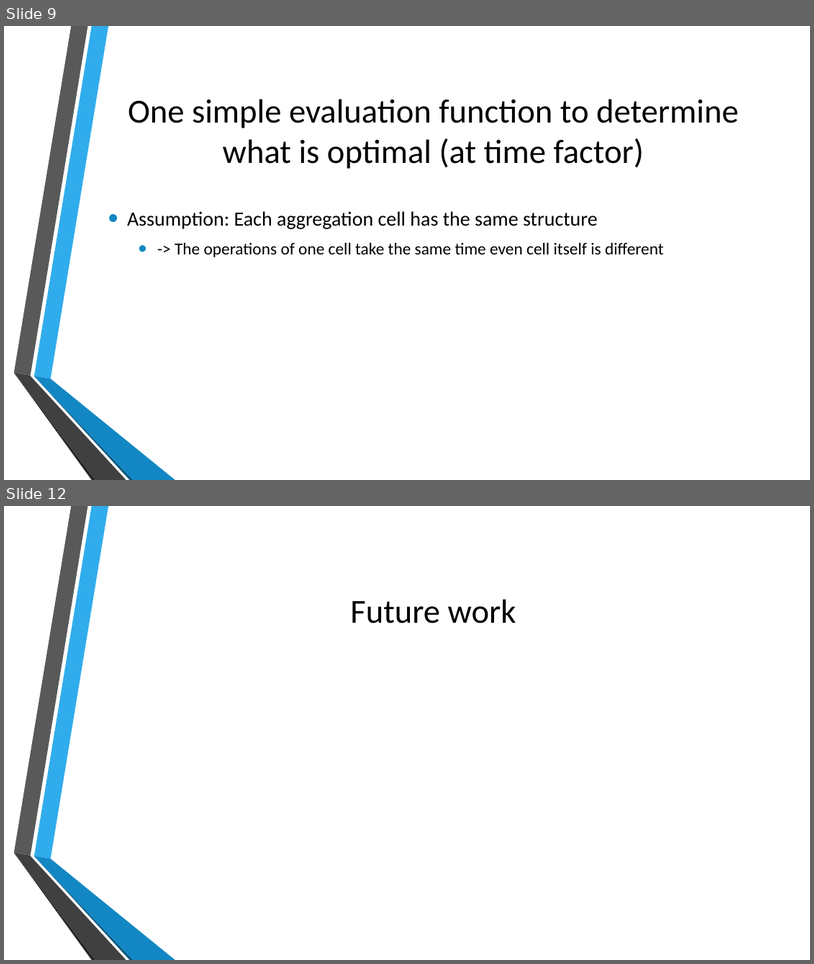
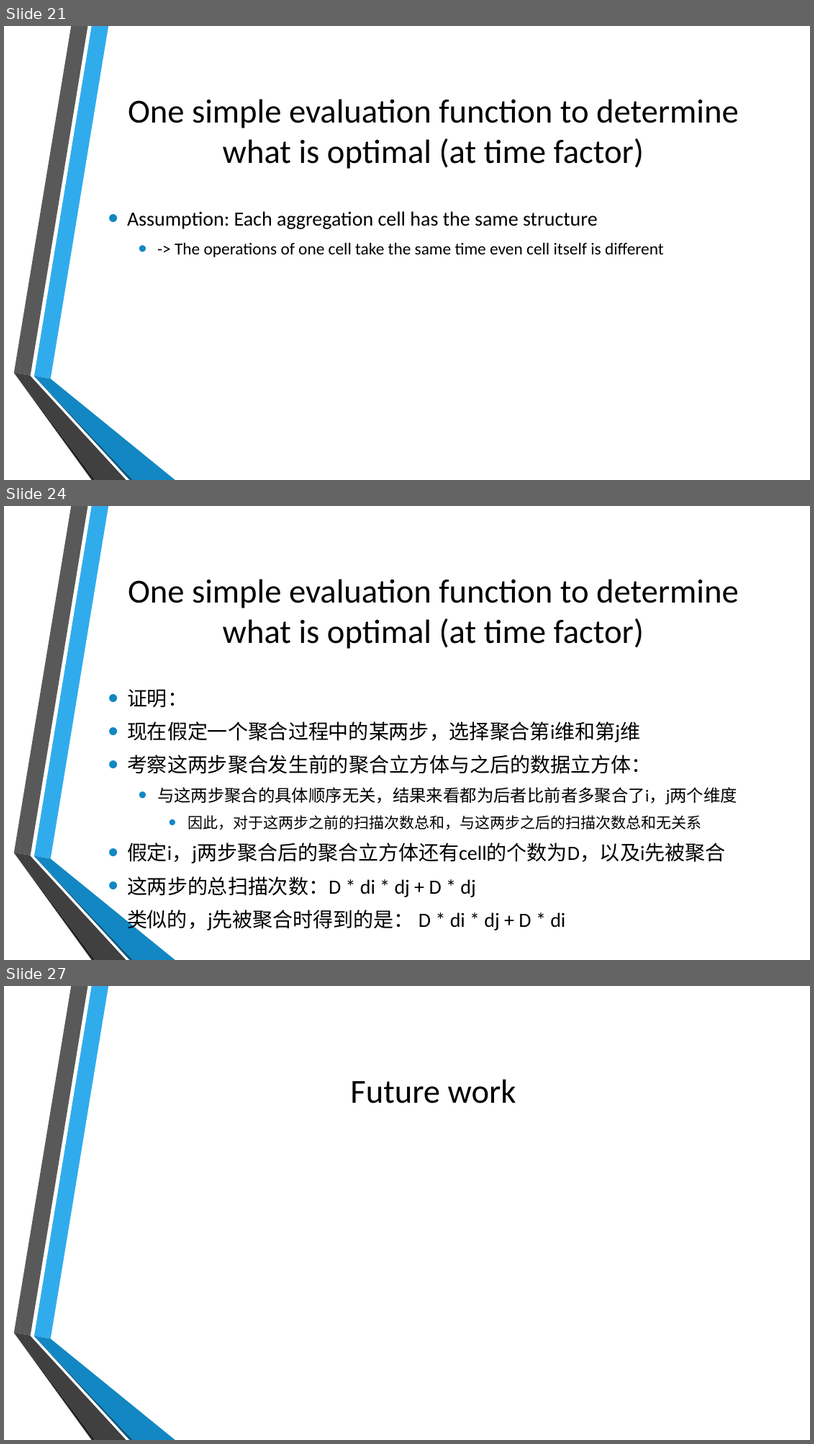
Before and after one commit to thoh-testarossa/Mirage-docs, a slide deck: thoh/presentations/20170426.pptx. Shown one above the other, each under a label of ours: slides 9 and 12 before the commit, slides 21, 24 and 27 after it; the slides between them are not shown. The pictures are 814x964 and 814x1444 pixels, drawn with LibreOffice and Linux fonts; fonts in the diff are those of the drawing; background and template pictures are left out. Boxes give left, top, right and bottom in pixels: in the first picture for what was removed or moved away, otherwise in the second. Text is boxed around its words. In the diff, an @@ line names an element or a change of style, - is before the commit and + after.

```diff
--- a/thoh/presentations/20170426.pptx
+++ b/thoh/presentations/20170426.pptx
@@ slide 24 added at (4, 506, 810, 960), background picture (left out); not listed: 6 template elements that a slide beside it also shows @@
@@ title added at (128, 579, 739, 649), 40 pt, text #000000 @@
+One simple evaluation function to determine what is optimal (at time factor)
@@ text added at (127, 689, 738, 932), 24 pt, text #000000 @@
+• 证明：
+• 现在假定一个聚合过程中的某两步，选择聚合第i维和第j维
+• 考察这两步聚合发生前的聚合立方体与之后的数据立方体：
+  • 与这两步聚合的具体顺序无关，结果来看都为后者比前者多聚合了i，j两个维度
+    • 因此，对于这两步之前的扫描次数总和，与这两步之后的扫描次数总和无关系
+• 假定i，j两步聚合后的聚合立方体还有cell的个数为D，以及i先被聚合
+• 这两步的总扫描次数：D * di * dj + D * dj
+• 类似的，j先被聚合时得到的是： D * di * dj + D * di
@@ what was slide 9 is now slide 21 @@
@@ what was slide 12 is now slide 27 @@
```
Also in this commit, not shown: 5 slides changed, 14 other slides added, 7 other files.
